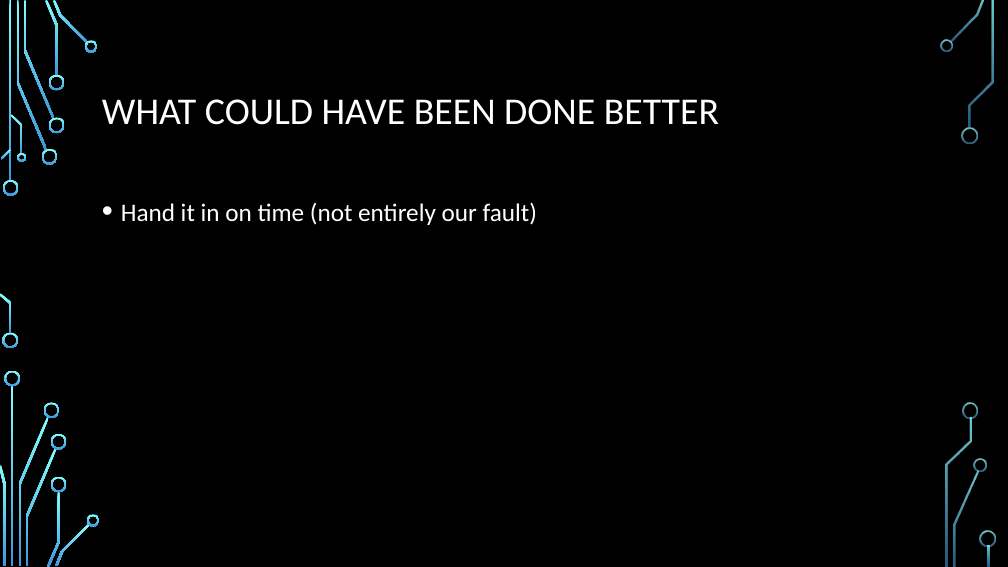
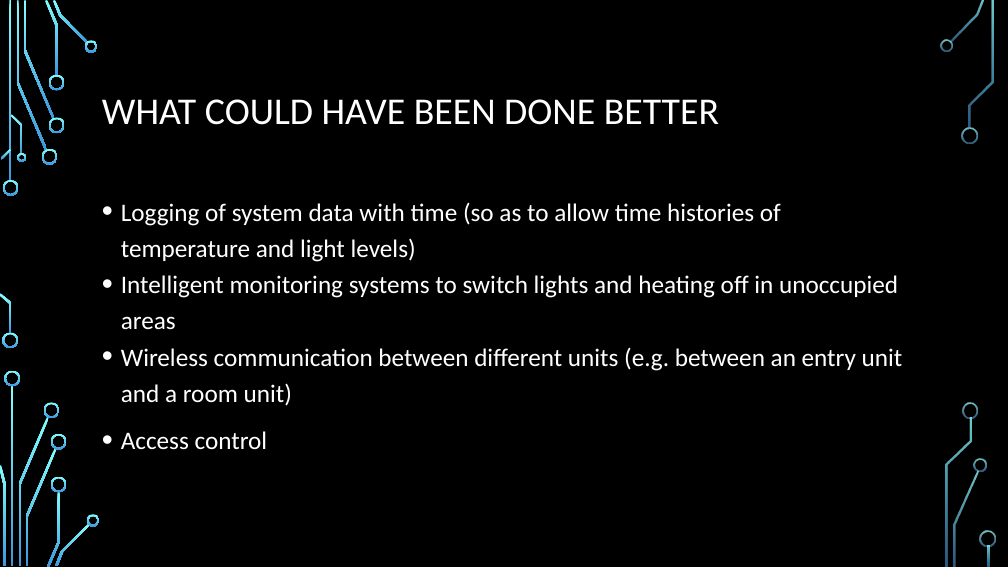
Before and after one commit to mattking976/Final-Year-Work, a slide deck: slide 6 of Embedded/Embedded Network Design.pptx. Drawn at 1008x567 pixels with LibreOffice and Linux fonts; fonts in the diff are those of the drawing; background and template pictures are left out. Boxes give left, top, right and bottom in pixels: in the first picture for what was removed or moved away, otherwise in the second. Text is boxed around its words. In the diff, an @@ line names an element or a change of style, - is before the commit and + after.

```diff
--- a/Embedded/Embedded Network Design.pptx
+++ b/Embedded/Embedded Network Design.pptx
@@ text at [121,202,903,450]: text changed @@
-• Hand it in on time (not entirely our fault)
+• Logging of system data with time (so as to allow time histories of temperature and light levels)
+• Intelligent monitoring systems to switch lights and heating off in unoccupied areas
+• Wireless communication between different units (e.g. between an entry unit and a room unit)
+• Access control
```
Also in this commit, not shown: 1 other slide changed, 2 slides added, 2 slides removed, 1 other file.
